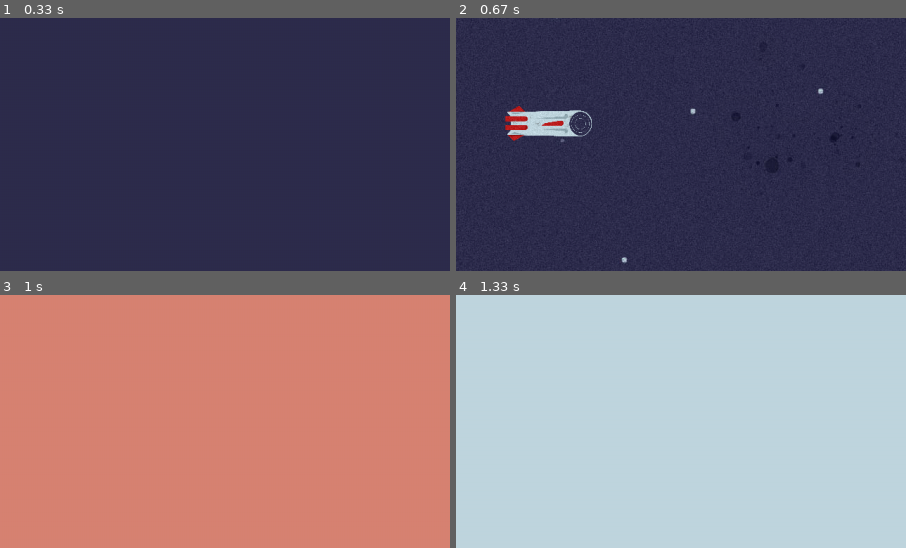
Above: before the commit, frames 1-4 (two rows, left to right).
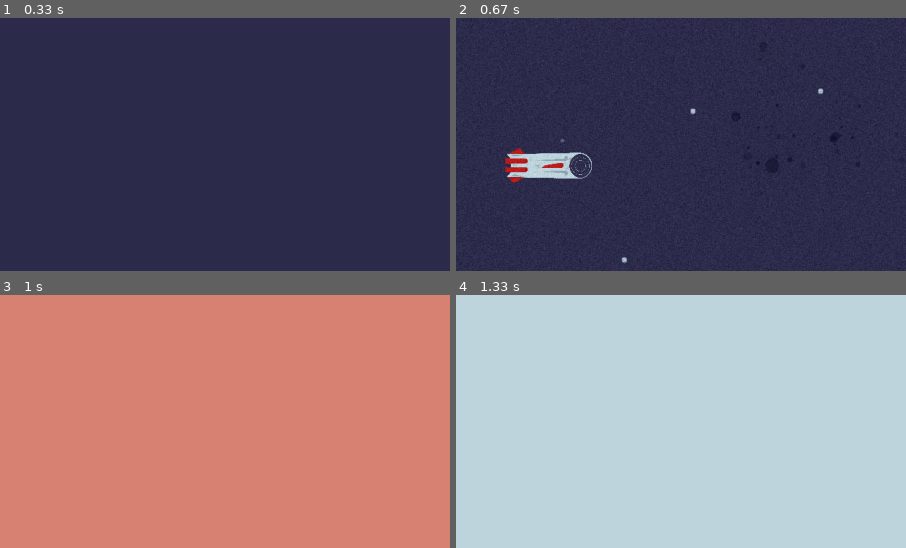
Above: after the commit, the same moments.

Repository: AdrianFSN/proyecto-final-pygame-quest
Game: pygame game, started from main.py
Two runs of this game, one before a commit and one after it. Both use one fixed random seed, a clock stepped at 60 frames per second and the inputs below.
Inputs:
- Up to frame 1 (0.33 s): no input
- Up to frame 2 (0.67 s): tap Space at 0.33 s
- Up to frame 3 (1 s): hold Up from 0.67 s (still down); tap Space at 0.73 s
- Up to frame 4 (1.33 s): tap Space at 1.03, 1.23 s; release Up at 1.13 s; hold Down from 1.17 s (still down)
The pictures show only the part of the screen within x 0-50%, y 29-79%; the shares and areas given below are measured in that part.

Frame 1 is identical in both runs. In frame 2, 3.3% of the frame differs, in the area x 10-31%, y 34-66%; in frame 3, nothing differs; in frame 4, nothing differs.

Commit message:
fix: impido que la nave pueda subir más arriba del margen destinado a marcadores

Diff:
--- a/glumtar/entities.py
+++ b/glumtar/entities.py
@@ -7,7 +7,7 @@
 
 
 class Ship(pygame.sprite.Sprite):
-    margin = 70
+    left_margin = 70
     default_speed = 0
     speed = default_speed
     size_modifier = 4
@@ -27,7 +27,8 @@
         self.img_new_size = pygame.transform.scale(
             self.image, (self.image_n_width, self.image_n_height))
 
-        self.rect = self.img_new_size.get_rect(midleft=(self.margin, HEIGHT/2))
+        self.rect = self.img_new_size.get_rect(
+            midleft=(self.left_margin, (HEIGHT + MARGIN)/2))
 
     def reset_speed(self):
         self.pressed = pygame.key.get_pressed()
@@ -39,12 +40,11 @@
 
     def update(self):
         pressed = pygame.key.get_pressed()
-
         if pressed[pygame.K_UP]:
             self.rect.y -= self.speed
             self.speed += self.speed_boost
-            if self.rect.top < 0:
-                self.rect.top = 0
+            if self.rect.top < MARGIN:
+                self.rect.top = MARGIN
         self.reset_speed()
 
         if pressed[pygame.K_DOWN]:
@@ -64,8 +64,8 @@
     METEORITE_IMG = ['meteorite0_0.png',
                      'meteorite1_0.png', 'meteorite2_0.png']
     SPEED_FAMILY_0 = DEFAULT_SPEED
-    SPEED_FAMILY_1 = DEFAULT_SPEED + 2
-    SPEED_FAMILY_2 = DEFAULT_SPEED + 5
+    SPEED_FAMILY_1 = DEFAULT_SPEED + 2.5
+    SPEED_FAMILY_2 = DEFAULT_SPEED + 5.5
 
     def __init__(self, speed=DEFAULT_SPEED, posX=WIDTH + OUTER_MARGIN):
         super().__init__()
@@ -89,18 +89,6 @@
         self.rect = self.image.get_rect(
             midright=(self.positionX, self.positionY))
 
-    """ def resize_meteorites(self):
-        self.image_n_width = self.image.get_width(
-        )/self.SIZE_CONTROLLER
-        self.image_n_height = self.image.get_height(
-        )/self.SIZE_CONTROLLER
-
-        self.img_new_size = pygame.transform.scale(
-            self.image, (self.image_n_width, self.image_n_height))
-
-        self.rect = self.img_new_size.get_rect(
-            midright=(self.positionX, self.positionY)) """
-
     def update(self):
         self.rect.x -= self.speed
         if self.rect.bottom > HEIGHT:
